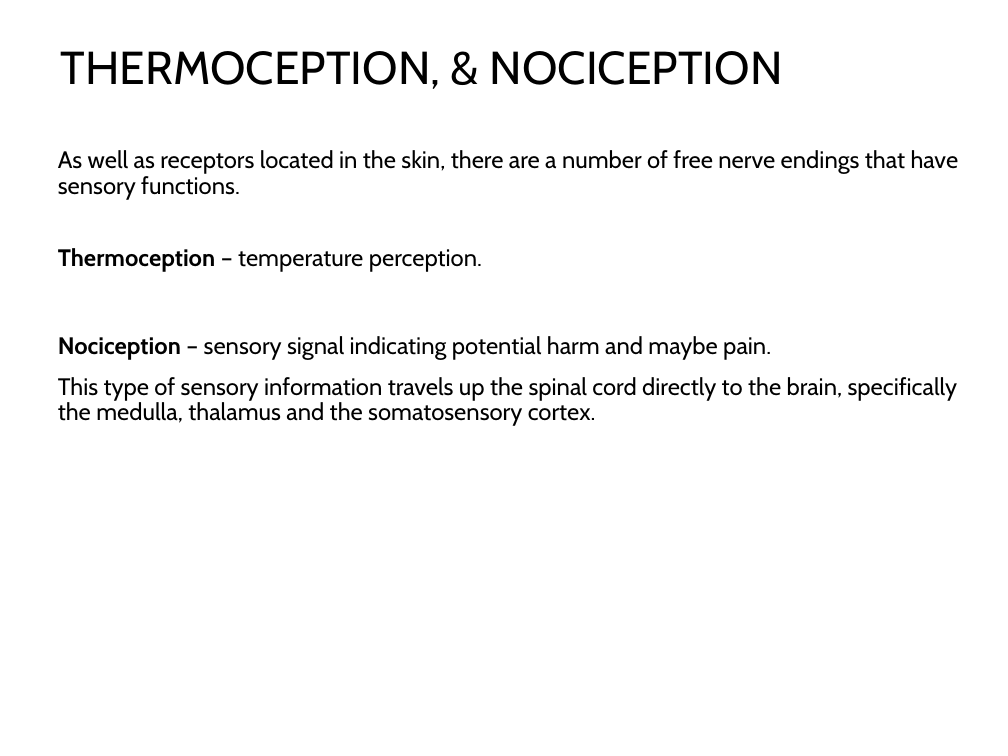
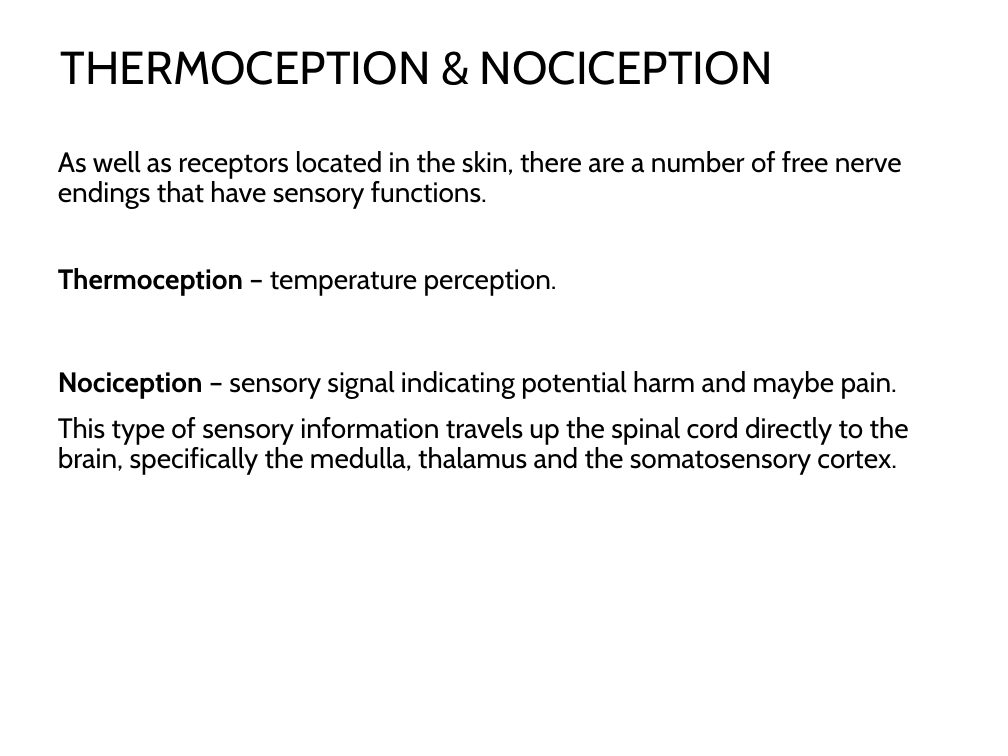
Before and after one commit to npm27/Teaching-Materials, a slide deck: slide 43 of Gen Psych II/Slides/5 Sensation and Perception.pptx (slide 40 before the commit). Drawn at 1008x756 pixels with LibreOffice and Linux fonts; fonts in the diff are those of the drawing. Boxes give left, top, right and bottom in pixels: in the first picture for what was removed or moved away, otherwise in the second. Text is boxed around its words. In the diff, an @@ line names an element or a change of style, - is before the commit and + after.

```diff
--- a/Gen Psych II/Slides/5 Sensation and Perception.pptx
+++ b/Gen Psych II/Slides/5 Sensation and Perception.pptx
@@ title at box(60, 51, 773, 85): text changed @@
-THERMOCEPTION, & NOCICEPTION
+THERMOCEPTION & NOCICEPTION
@@ text "As well as receptors located ..." at box(58, 151, 909, 474): size 17 to 20 pt @@
```
Also in this commit, not shown: 10 other slides changed, 6 slides added, 3 slides removed, 29 other files.
